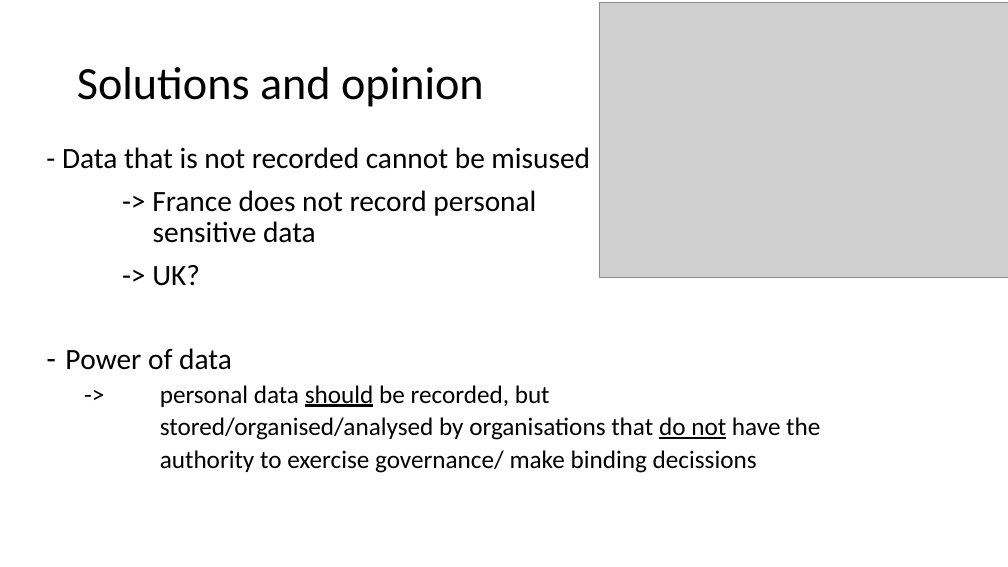
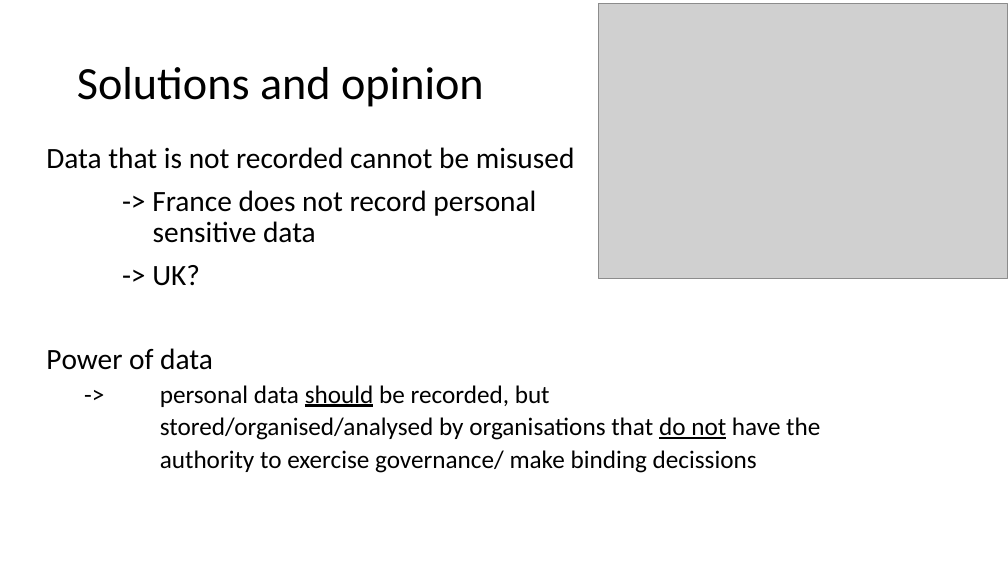
Before and after one commit to Thijmen18/codeclan_homework_ThijmenB, a slide deck: slide 7 of week_03/day_4/Presentation_data_ethics.pptx. Drawn at 1008x567 pixels with LibreOffice and Linux fonts; fonts in the diff are those of the drawing; grey boxes stand for pictures. Boxes give left, top, right and bottom in pixels: in the first picture for what was removed or moved away, otherwise in the second. Text is boxed around its words. In the diff, an @@ line names an element or a change of style, - is before the commit and + after.

```diff
--- a/week_03/day_4/Presentation_data_ethics.pptx
+++ b/week_03/day_4/Presentation_data_ethics.pptx
@@ text at (46,147,575,169): text changed @@
-- Data that is not recorded cannot be misused
+Data that is not recorded cannot be misused
@@ text at (46,348,213,370): bullet - to none @@
```
Also in this commit, not shown: 4 other slides changed, 1 other file.
